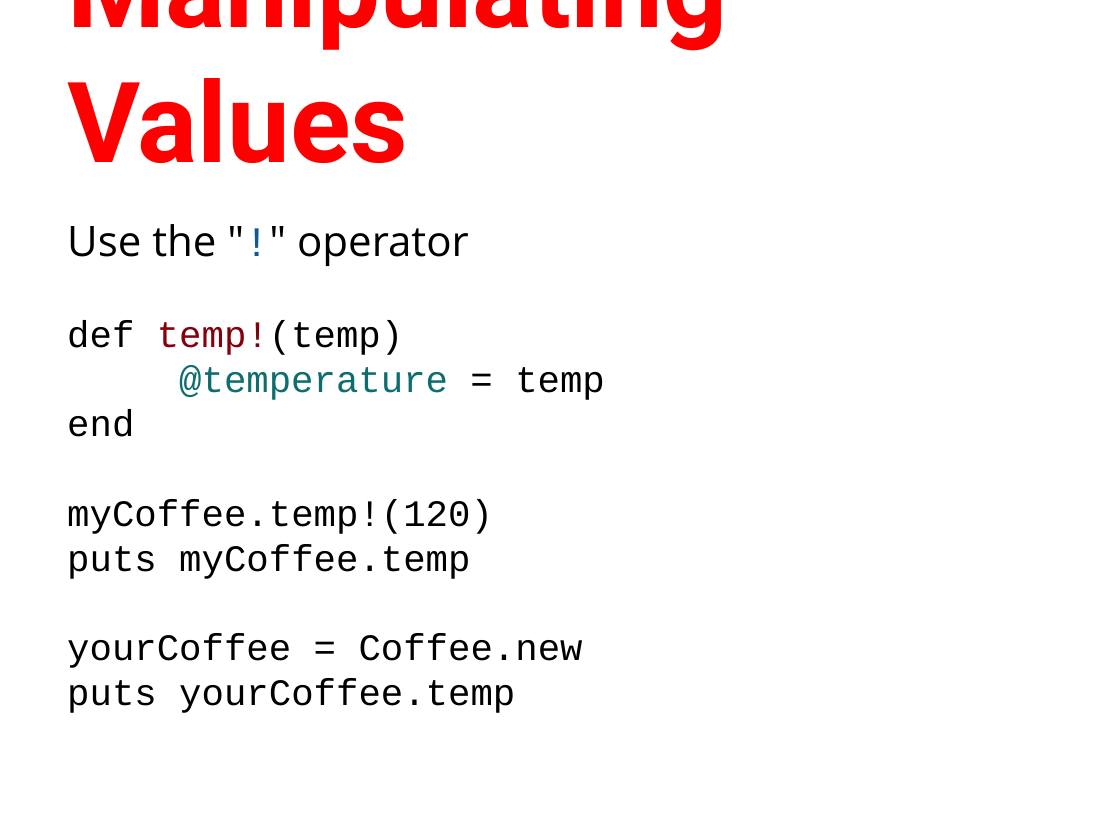
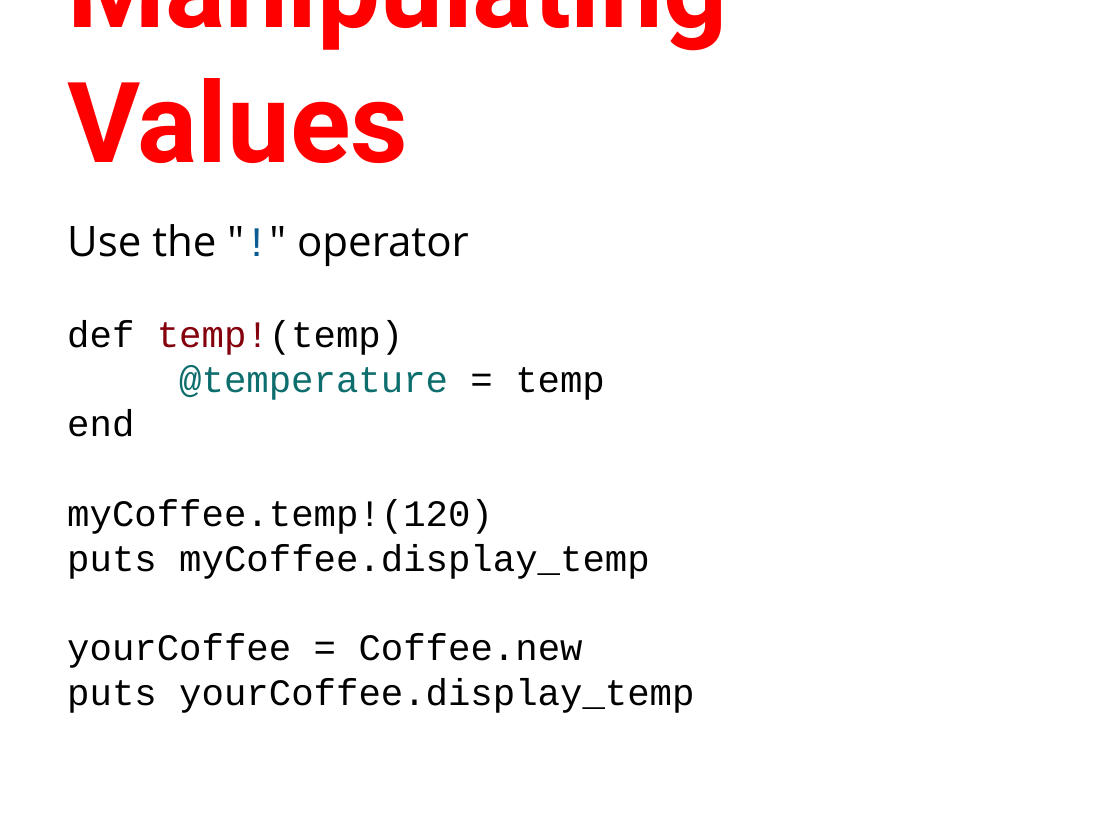
Before and after one commit to humanitiesprogramming/slides, a slide deck: slide 17 of HILT - Programming Concepts III.pptx. Drawn at 1120x840 pixels with LibreOffice and Linux fonts; fonts in the diff are those of the drawing. Boxes give left, top, right and bottom in pixels: in the first picture for what was removed or moved away, otherwise in the second. Text is boxed around its words. In the diff, an @@ line names an element or a change of style, - is before the commit and + after.

```diff
--- a/HILT - Programming Concepts III.pptx
+++ b/HILT - Programming Concepts III.pptx
@@ text at box(67, 544, 650, 579): text changed @@
-puts myCoffee.temp
+puts myCoffee.display_temp
@@ text at box(67, 679, 694, 713): text changed @@
-puts yourCoffee.temp
+puts yourCoffee.display_temp
```
Also in this commit, not shown: 4 other files.
